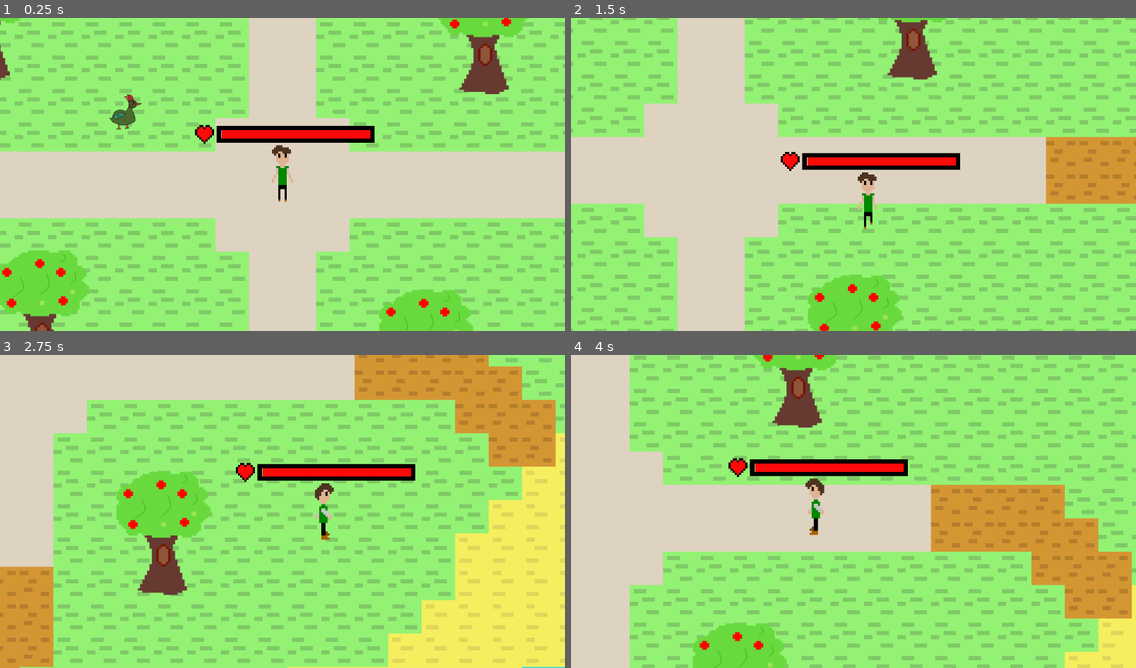
Above: before the commit, frames 1-4 (two rows, left to right).
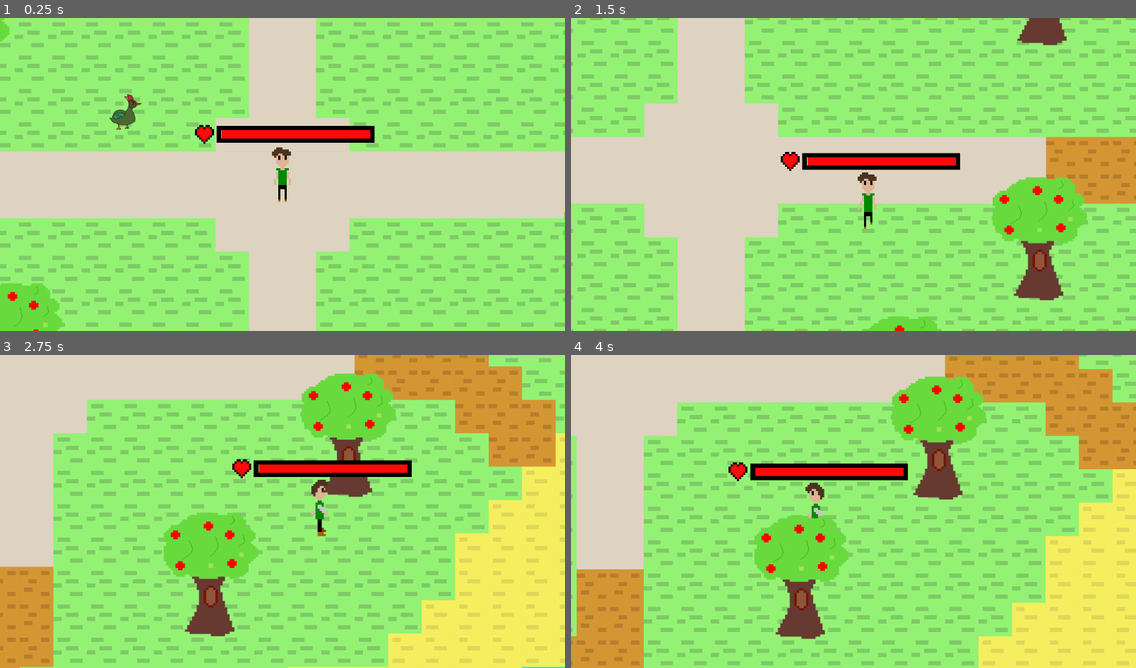
Above: after the commit, the same moments.

Repository: Attachment-45/MonsterCore
Game: Godot game, scene res://Main.tscn
Same seed, same stepped clock (60 frames per second), same inputs: the game is played once before the commit and once after it.
Inputs:
- Up to frame 1 (0.25 s): no input
- Up to frame 2 (1.5 s): tap Enter at 0.5 s; hold Right (ui_right) 0.53-1.28 s; tap Home (ui_home) at 0.6 s; tap Tab at 0.8, 1.35 s; hold Down (ui_down) from 1.28 s (still down)
- Up to frame 3 (2.75 s): tap Home (ui_home) at 1.55, 2.1 s; release Down (ui_down) at 2.03 s; hold Right (ui_right) from 2.03 s (still down); tap Tab at 2.3 s
- Up to frame 4 (4 s): release Right (ui_right) at 2.78 s; hold Up (ui_up) 2.78-3.53 s; tap Tab at 2.85, 3.8 s; tap Home (ui_home) at 3.05, 3.6 s; hold Left (ui_left) from 3.53 s (still down)

The runs differ from the first frame. In frame 1, 6.6% of the frame differs, in the area x 0-100%, y 0-100%; in frame 2, 8.5%; in frame 3, 13%; in frame 4, 66%.

Commit message:
Version 1.3.3a

Diff:
--- a/MonsterCore/Camera.gd
+++ b/MonsterCore/Camera.gd
@@ -1,4 +1,15 @@
 extends Camera2D
+
+var offsetX = 0
+var offsetY = 0
+
+func screen_shake(scale):
+	var dir_range = RandomNumberGenerator.new()
+	dir_range.randomize()
+	var dir = dir_range.randi_range(0, 1)
+	if dir == 0:
+		dir -= 1
+	return dir * scale
 
 func _ready():
 	position.x = 0
--- /dev/null
+++ b/MonsterCore/CollideObject.gd
@@ -0,0 +1,11 @@
+extends CollisionShape2D
+
+var i_am_colliding = false
+
+func _ready():
+	pass
+
+func _process(delta):
+	var areas = get_parent().get_overlapping_areas()
+	for i in range(0, areas.size()):
+		i_am_colliding = false
--- a/MonsterCore/Env.tscn
+++ b/MonsterCore/Env.tscn
@@ -1,6 +1,7 @@
-[gd_scene load_steps=4 format=2]
+[gd_scene load_steps=5 format=2]
 
 [ext_resource path="res://env.gd" type="Script" id=1]
+[ext_resource path="res://CollideObject.gd" type="Script" id=2]
 [ext_resource path="res://ASSETS/ENVIRONMENT/Tree1.png" type="Texture" id=6]
 
 [sub_resource type="RectangleShape2D" id=1]
@@ -9,55 +10,55 @@
 [node name="Env" type="Node"]
 
 [node name="Trees" type="Area2D" parent="."]
-position = Vector2( 55.8855, 532.399 )
 scale = Vector2( 1.12143, 1.05204 )
 script = ExtResource( 1 )
 
-[node name="CollisionShape2D" type="CollisionShape2D" parent="Trees"]
-position = Vector2( -1.69806, 113.655 )
+[node name="TreeArea1" type="CollisionShape2D" parent="Trees"]
+position = Vector2( 1.13297, 679.931 )
 shape = SubResource( 1 )
+script = ExtResource( 2 )
 
-[node name="161961748988144022" type="Sprite" parent="Trees/CollisionShape2D"]
+[node name="TreeSprite" type="Sprite" parent="Trees/TreeArea1"]
 position = Vector2( -1.08246, -80.2051 )
 texture = ExtResource( 6 )
 
-[node name="CollisionShape2D2" type="CollisionShape2D" parent="Trees"]
-position = Vector2( 752.953, -395.138 )
+[node name="TreeArea2" type="CollisionShape2D" parent="Trees"]
+position = Vector2( 186.106, -158.95 )
 shape = SubResource( 1 )
 
-[node name="161961748988144022" type="Sprite" parent="Trees/CollisionShape2D2"]
+[node name="TreeSprite" type="Sprite" parent="Trees/TreeArea2"]
 position = Vector2( -1.08246, -80.2051 )
 texture = ExtResource( 6 )
 
-[node name="CollisionShape2D3" type="CollisionShape2D" parent="Trees"]
-position = Vector2( -96.922, -420.514 )
+[node name="TreeArea3" type="CollisionShape2D" parent="Trees"]
+position = Vector2( -88.109, 147.481 )
 shape = SubResource( 1 )
 
-[node name="161961748988144022" type="Sprite" parent="Trees/CollisionShape2D3"]
+[node name="TreeSprite" type="Sprite" parent="Trees/TreeArea3"]
 position = Vector2( -1.08246, -80.2051 )
 texture = ExtResource( 6 )
 
-[node name="CollisionShape2D4" type="CollisionShape2D" parent="Trees"]
-position = Vector2( 652.904, 186.207 )
+[node name="TreeArea4" type="CollisionShape2D" parent="Trees"]
+position = Vector2( 783.115, 767.394 )
 shape = SubResource( 1 )
 
-[node name="161961748988144022" type="Sprite" parent="Trees/CollisionShape2D4"]
+[node name="TreeSprite" type="Sprite" parent="Trees/TreeArea4"]
 position = Vector2( -1.08246, -80.2051 )
 texture = ExtResource( 6 )
 
-[node name="CollisionShape2D5" type="CollisionShape2D" parent="Trees"]
-position = Vector2( 1107.28, -591.455 )
+[node name="TreeArea5" type="CollisionShape2D" parent="Trees"]
+position = Vector2( 1023.59, 48.3837 )
 shape = SubResource( 1 )
 
-[node name="161961748988144022" type="Sprite" parent="Trees/CollisionShape2D5"]
+[node name="TreeSprite" type="Sprite" parent="Trees/TreeArea5"]
 position = Vector2( -1.08246, -80.2051 )
 texture = ExtResource( 6 )
 
-[node name="CollisionShape2D6" type="CollisionShape2D" parent="Trees"]
-position = Vector2( 207.358, -729.927 )
+[node name="TreeArea6" type="CollisionShape2D" parent="Trees"]
+position = Vector2( 1018.01, 513.497 )
 shape = SubResource( 1 )
 
-[node name="161961748988144022" type="Sprite" parent="Trees/CollisionShape2D6"]
+[node name="TreeSprite" type="Sprite" parent="Trees/TreeArea6"]
 position = Vector2( -1.08246, -80.2051 )
 texture = ExtResource( 6 )
 
@@ -70,8 +71,9 @@
 scale = Vector2( 0.395039, 0.37866 )
 
 [node name="477-4777317_cabin-clipart-pixel-art-log-cabin-pixel-art (1)3" type="Sprite" parent="."]
-position = Vector2( -273.777, 638.5 )
+position = Vector2( 156.144, -303.366 )
 scale = Vector2( 0.395039, 0.37866 )
 
 [node name="TileMap" type="TileMap" parent="."]
+position = Vector2( -33.941, -98.995 )
 format = 1
--- a/MonsterCore/Health Bar.gd
+++ b/MonsterCore/Health Bar.gd
@@ -4,15 +4,43 @@
 export var pos_y = 0
 export var off_x = 0
 export var off_y = 0
+
 var health_amt = 100
+
+var tab_pressed = false
 
 func _ready():
 	pass
 
-func _process(delta):
+func _process(_delta):
 	# positions
 	pos_x = get_parent().get_node("Player").position.x + off_x
 	pos_y = get_parent().get_node("Player").position.y + off_y
 
 	# health
 	health_amt = get_parent().get_node("Player").hp
+
+	# show player data or not
+	if Input.is_action_just_pressed("ui_home"):
+		if get_node("Heart").visible == true:
+			get_node("Heart").visible = false
+		else:
+			get_node("Heart").visible = true
+		if get_node("Outline").visible == true:
+			get_node("Outline").visible = false
+		else:
+			get_node("Outline").visible = true
+
+func _input(event):
+	if event is InputEventKey:
+		if event.scancode == KEY_TAB:
+			if tab_pressed == false:
+				if get_node("Heart").visible == true:
+					get_node("Heart").visible = false
+				else:
+					get_node("Heart").visible = true
+				if get_node("Outline").visible == true:
+					get_node("Outline").visible = false
+				else:
+					get_node("Outline").visible = true
+				tab_pressed = true
--- a/MonsterCore/Player.gd
+++ b/MonsterCore/Player.gd
@@ -9,14 +9,16 @@
 
 export var hp = 100
 
-export var env_x = 0
-export var env_y = 0
-
 # variables
 var can_move = true
-var key_allows = [false, false, false, false] # up, down, left, right
+var key_allows = [true, true, true, true] # up, down, left, right
 var pre_pos_x = position.x
 var pre_pos_y = position.y
+
+var key_u = false
+var key_d = false
+var key_l = false
+var key_r = false
 
 var screen_size
 
@@ -26,6 +28,37 @@
 var regenCounter = 0
 var regenCounterNext = 100
 
+func enemy_collisions():
+	if get_overlapping_areas().size() > 0:
+		var areas = get_overlapping_areas()
+		for i in range(0, areas.size()):
+			if areas[i].objectId == 1:
+				if damageCounter == damageCounterNext:
+					hp -= areas[i].damageRate
+					damageCounterNext = OS.get_ticks_msec() + 1000
+					get_node("Player-Cam").position.x = get_node("Player-Cam").screen_shake(100)
+					get_node("Player-Cam").position.y = get_node("Player-Cam").screen_shake(100)
+					$Hit.play()
+
+func check_env_coll():
+	if get_overlapping_areas().size() > 0:
+		var areas = get_overlapping_areas()
+		for i in range(0, areas.size()):
+			if areas[i].objectId == 0:
+				return false
+
+func env_collisions(dt, sp):
+	can_move = true
+	if get_overlapping_areas().size() > 0:
+		var areas = get_overlapping_areas()
+		for i in range(0, areas.size()):
+			if areas[i].objectId == 0:
+				can_move = check_env_coll()
+
+	if can_move == false:
+		position.x = pre_pos_x
+		position.y = pre_pos_y
+
 #executions on load
 func _ready():
 	position.x = start_x
@@ -34,9 +67,15 @@
 
 #updating executions
 func _process(delta):
-	var last_key = ""
+	if get_node("Player-Cam").position.x != 0:
+		get_node("Player-Cam").position.x = 0
 
-	var vel = Vector2()
+	if get_node("Player-Cam").position.y != 0:
+		get_node("Player-Cam").position.y = 0
+
+	# can move or not
+	enemy_collisions()
+	env_collisions(delta, speed)
 
 	# damage counter
 	damageCounter = OS.get_ticks_msec()
@@ -44,17 +83,6 @@
 		damageCounter = damageCounterNext
 	elif damageCounter < 0:
 		damageCounter = 0
-
-	# can move or not
-	if get_overlapping_areas().size() > 0:
-		var areas = get_overlapping_areas()
-		for i in range(0, areas.size()):
-			if areas[i].objectId == 0:
-				can_move = false
-			elif areas[i].objectId == 1:
-				if damageCounter == damageCounterNext:
-					hp -= areas[i].damageRate
-					damageCounterNext = OS.get_ticks_msec() + 1000
 
 	# health system
 	regenCounter = OS.get_ticks_msec()
@@ -68,39 +96,60 @@
 	if hp < 0:
 		hp = 0
 
-	if can_move == true:
-		key_allows = [true, true, true, true]
-		pre_pos_x = position.x
-		pre_pos_y = position.y
+	#input
+	var last_key = ""
+	var isMoving = false
+	if Input.is_action_pressed("ui_right"):
+		if can_move == true or key_allows[3]:
+			pre_pos_x = position.x
+			position.x += speed * delta
+		else:
+			position.x = pre_pos_x
+			can_move = true
+		last_key = "right"
+		key_r = true
+	else:
+		key_r = false
+	if Input.is_action_pressed("ui_left"):
+		if can_move == true or key_allows[2]:
+			pre_pos_x = position.x
+			position.x -= speed * delta
+		else:
+			position.x = pre_pos_x
+			can_move = true
+		last_key = "left"
+		key_l = true
+	else:
+		key_l = false
+	if Input.is_action_pressed("ui_up"):
+		if can_move == true or key_allows[0]:
+			pre_pos_y = position.y
+			position.y -= speed * delta
+		else:
+			position.y = pre_pos_y
+			can_move = true
+		last_key = "up"
+		key_u = true
+	else:
+		key_u = false
+	if Input.is_action_pressed("ui_down"):
+		if can_move == true or key_allows[1]:
+			pre_pos_y = position.y
+			position.y += speed * delta
+		else:
+			position.y = pre_pos_y
+			can_move = true
+		last_key = "down"
+		key_d = true
+	else:
+		key_d = false
 
-	if can_move == false:
-		position.x = pre_pos_x
-		position.y = pre_pos_y
-		can_move = true
+	if key_u or key_d or key_l or key_r:
+		isMoving = true
+	else:
+		isMoving = false
 
-	#input
-	if Input.is_action_pressed("ui_right") and key_allows[3]:
-		vel.x += 1
-		env_x -= speed
-		last_key = "right"
-	if Input.is_action_pressed("ui_left") and key_allows[2]:
-		vel.x -= 1
-		env_x += speed
-		last_key = "left"
-	if Input.is_action_pressed("ui_up") and key_allows[0]:
-		vel.y -= 1
-		env_y += speed
-		last_key = "up"
-	if Input.is_action_pressed("ui_down") and key_allows[1]:
-		vel.y += 1
-		env_y -= speed
-		last_key = "down"
-
-	if vel.length() > 0:
-		vel = vel.normalized() * speed
-
-		move_type = "MOVE"
-
+	if isMoving == true:
 		if last_key == "right":
 			direction_sense = "RIGHT"
 		if last_key == "left":
@@ -109,6 +158,7 @@
 			direction_sense = "BACK"
 		if last_key == "down":
 			direction_sense = "FRONT"
+		move_type = "MOVE"
 	else:
 		if last_key == "right":
 			direction_sense = "RIGHT"
@@ -121,5 +171,3 @@
 		move_type = "IDLE"
 
 	$AnimatedSprite.play(direction_sense + " " + move_type)
-
-	position += vel * delta
--- a/MonsterCore/Player.tscn
+++ b/MonsterCore/Player.tscn
@@ -9,6 +9,8 @@
 [ext_resource path="res://ASSETS/PLAYER/SPRITESHEET - PNG/Char Left MOVE.png" type="Texture" id=7]
 [ext_resource path="res://ASSETS/PLAYER/SPRITESHEET - PNG/Char Right MOVE.png" type="Texture" id=8]
 [ext_resource path="res://ASSETS/PLAYER/SPRITESHEET - PNG/Char Back MOVE.png" type="Texture" id=9]
+[ext_resource path="res://ASSETS/PLAYER/filter.png" type="Texture" id=10]
+[ext_resource path="res://ASSETS/SOUNDS/Hit.wav" type="AudioStream" id=11]
 
 [sub_resource type="AtlasTexture" id=1]
 flags = 4
@@ -22,173 +24,173 @@
 
 [sub_resource type="AtlasTexture" id=3]
 flags = 4
-atlas = ExtResource( 1 )
+atlas = ExtResource( 4 )
 region = Rect2( 0, 0, 256, 256 )
 
 [sub_resource type="AtlasTexture" id=4]
 flags = 4
-atlas = ExtResource( 1 )
+atlas = ExtResource( 4 )
 region = Rect2( 0, 256, 256, 256 )
 
 [sub_resource type="AtlasTexture" id=5]
 flags = 4
-atlas = ExtResource( 1 )
+atlas = ExtResource( 4 )
 region = Rect2( 0, 512, 256, 256 )
 
 [sub_resource type="AtlasTexture" id=6]
 flags = 4
-atlas = ExtResource( 1 )
+atlas = ExtResource( 4 )
 region = Rect2( 0, 768, 256, 256 )
 
 [sub_resource type="AtlasTexture" id=7]
 flags = 4
-atlas = ExtResource( 1 )
+atlas = ExtResource( 4 )
 region = Rect2( 0, 1024, 256, 256 )
 
 [sub_resource type="AtlasTexture" id=8]
 flags = 4
-atlas = ExtResource( 1 )
+atlas = ExtResource( 4 )
 region = Rect2( 0, 1280, 256, 256 )
 
 [sub_resource type="AtlasTexture" id=9]
 flags = 4
-atlas = ExtResource( 4 )
+atlas = ExtResource( 7 )
 region = Rect2( 0, 0, 256, 256 )
 
 [sub_resource type="AtlasTexture" id=10]
 flags = 4
-atlas = ExtResource( 4 )
+atlas = ExtResource( 7 )
 region = Rect2( 0, 256, 256, 256 )
 
 [sub_resource type="AtlasTexture" id=11]
 flags = 4
-atlas = ExtResource( 4 )
+atlas = ExtResource( 7 )
 region = Rect2( 0, 512, 256, 256 )
 
 [sub_resource type="AtlasTexture" id=12]
 flags = 4
-atlas = ExtResource( 4 )
+atlas = ExtResource( 7 )
 region = Rect2( 0, 768, 256, 256 )
 
 [sub_resource type="AtlasTexture" id=13]
 flags = 4
-atlas = ExtResource( 4 )
-region = Rect2( 0, 1024, 256, 256 )
+atlas = ExtResource( 3 )
+region = Rect2( 0, 0, 256, 256 )
 
 [sub_resource type="AtlasTexture" id=14]
 flags = 4
-atlas = ExtResource( 4 )
-region = Rect2( 0, 1280, 256, 256 )
+atlas = ExtResource( 3 )
+region = Rect2( 0, 256, 256, 256 )
 
 [sub_resource type="AtlasTexture" id=15]
 flags = 4
-atlas = ExtResource( 7 )
-region = Rect2( 0, 0, 256, 256 )
+atlas = ExtResource( 3 )
+region = Rect2( 0, 512, 256, 256 )
 
 [sub_resource type="AtlasTexture" id=16]
 flags = 4
-atlas = ExtResource( 7 )
-region = Rect2( 0, 256, 256, 256 )
+atlas = ExtResource( 3 )
+region = Rect2( 0, 768, 256, 256 )
 
 [sub_resource type="AtlasTexture" id=17]
 flags = 4
-atlas = ExtResource( 7 )
-region = Rect2( 0, 512, 256, 256 )
+atlas = ExtResource( 3 )
+region = Rect2( 0, 1024, 256, 256 )
 
 [sub_resource type="AtlasTexture" id=18]
 flags = 4
-atlas = ExtResource( 7 )
-region = Rect2( 0, 768, 256, 256 )
+atlas = ExtResource( 3 )
+region = Rect2( 0, 1280, 256, 256 )
 
 [sub_resource type="AtlasTexture" id=19]
 flags = 4
-atlas = ExtResource( 8 )
+atlas = ExtResource( 6 )
 region = Rect2( 0, 0, 256, 256 )
 
 [sub_resource type="AtlasTexture" id=20]
 flags = 4
-atlas = ExtResource( 8 )
+atlas = ExtResource( 6 )
 region = Rect2( 0, 256, 256, 256 )
 
 [sub_resource type="AtlasTexture" id=21]
 flags = 4
-atlas = ExtResource( 8 )
-region = Rect2( 0, 512, 256, 256 )
+atlas = ExtResource( 1 )
+region = Rect2( 0, 0, 256, 256 )
 
 [sub_resource type="AtlasTexture" id=22]
 flags = 4
-atlas = ExtResource( 8 )
-region = Rect2( 0, 768, 256, 256 )
+atlas = ExtResource( 1 )
+region = Rect2( 0, 256, 256, 256 )
 
 [sub_resource type="AtlasTexture" id=23]
 flags = 4
-atlas = ExtResource( 3 )
-region = Rect2( 0, 0, 256, 256 )
+atlas = ExtResource( 1 )
+region = Rect2( 0, 512, 256, 256 )
 
 [sub_resource type="AtlasTexture" id=24]
 flags = 4
-atlas = ExtResource( 3 )
-region = Rect2( 0, 256, 256, 256 )
+atlas = ExtResource( 1 )
+region = Rect2( 0, 768, 256, 256 )
 
 [sub_resource type="AtlasTexture" id=25]
 flags = 4
-atlas = ExtResource( 3 )
-region = Rect2( 0, 512, 256, 256 )
+atlas = ExtResource( 1 )
+region = Rect2( 0, 1024, 256, 256 )
 
 [sub_resource type="AtlasTexture" id=26]
 flags = 4
-atlas = ExtResource( 3 )
-region = Rect2( 0, 768, 256, 256 )
+atlas = ExtResource( 1 )
+region = Rect2( 0, 1280, 256, 256 )
 
 [sub_resource type="AtlasTexture" id=27]
 flags = 4
-atlas = ExtResource( 3 )
-region = Rect2( 0, 1024, 256, 256 )
+atlas = ExtResource( 2 )
+region = Rect2( 0, 0, 256, 256 )
 
 [sub_resource type="AtlasTexture" id=28]
 flags = 4
-atlas = ExtResource( 3 )
-region = Rect2( 0, 1280, 256, 256 )
+atlas = ExtResource( 2 )
+region = Rect2( 0, 256, 256, 256 )
 
 [sub_resource type="AtlasTexture" id=29]
 flags = 4
 atlas = ExtResource( 2 )
-region = Rect2( 0, 0, 256, 256 )
+region = Rect2( 0, 512, 256, 256 )
 
 [sub_resource type="AtlasTexture" id=30]
 flags = 4
 atlas = ExtResource( 2 )
-region = Rect2( 0, 256, 256, 256 )
+region = Rect2( 0, 768, 256, 256 )
 
 [sub_resource type="AtlasTexture" id=31]
 flags = 4
 atlas = ExtResource( 2 )
-region = Rect2( 0, 512, 256, 256 )
+region = Rect2( 0, 1024, 256, 256 )
 
 [sub_resource type="AtlasTexture" id=32]
 flags = 4
 atlas = ExtResource( 2 )
-region = Rect2( 0, 768, 256, 256 )
+region = Rect2( 0, 1280, 256, 256 )
 
 [sub_resource type="AtlasTexture" id=33]
 flags = 4
-atlas = ExtResource( 2 )
-region = Rect2( 0, 1024, 256, 256 )
+atlas = ExtResource( 8 )
+region = Rect2( 0, 0, 256, 256 )
 
 [sub_resource type="AtlasTexture" id=34]
 flags = 4
-atlas = ExtResource( 2 )
-region = Rect2( 0, 1280, 256, 256 )
+atlas = ExtResource( 8 )
+region = Rect2( 0, 256, 256, 256 )
 
 [sub_resource type="AtlasTexture" id=35]
 flags = 4
-atlas = ExtResource( 6 )
-region = Rect2( 0, 0, 256, 256 )
+atlas = ExtResource( 8 )
+region = Rect2( 0, 512, 256, 256 )
 
 [sub_resource type="AtlasTexture" id=36]
 flags = 4
-atlas = ExtResource( 6 )
-region = Rect2( 0, 256, 256, 256 )
+atlas = ExtResource( 8 )
+region = Rect2( 0, 768, 256, 256 )
 
 [sub_resource type="SpriteFrames" id=37]
 animations = [ {
@@ -199,37 +201,37 @@
 }, {
 "frames": [ SubResource( 3 ), SubResource( 4 ), SubResource( 5 ), SubResource( 6 ), SubResource( 7 ), SubResource( 8 ) ],
 "loop": true,
+"name": "RIGHT IDLE",
+"speed": 5.0
+}, {
+"frames": [ SubResource( 9 ), SubResource( 10 ), SubResource( 11 ), SubResource( 12 ) ],
+"loop": true,
+"name": "LEFT MOVE",
+"speed": 10.0
+}, {
+"frames": [ SubResource( 13 ), SubResource( 14 ), SubResource( 15 ), SubResource( 16 ), SubResource( 17 ), SubResource( 18 ) ],
+"loop": true,
+"name": "LEFT IDLE",
+"speed": 5.0
+}, {
+"frames": [ SubResource( 19 ), SubResource( 20 ) ],
+"loop": true,
+"name": "FRONT MOVE",
+"speed": 10.0
+}, {
+"frames": [ SubResource( 21 ), SubResource( 22 ), SubResource( 23 ), SubResource( 24 ), SubResource( 25 ), SubResource( 26 ) ],
+"loop": true,
 "name": "FRONT IDLE",
 "speed": 5.0
 }, {
-"frames": [ SubResource( 9 ), SubResource( 10 ), SubResource( 11 ), SubResource( 12 ), SubResource( 13 ), SubResource( 14 ) ],
-"loop": true,
-"name": "RIGHT IDLE",
-"speed": 5.0
-}, {
-"frames": [ SubResource( 15 ), SubResource( 16 ), SubResource( 17 ), SubResource( 18 ) ],
-"loop": true,
-"name": "LEFT MOVE",
-"speed": 10.0
-}, {
-"frames": [ SubResource( 19 ), SubResource( 20 ), SubResource( 21 ), SubResource( 22 ) ],
+"frames": [ SubResource( 27 ), SubResource( 28 ), SubResource( 29 ), SubResource( 30 ), SubResource( 31 ), SubResource( 32 ) ],
+"loop": true,
+"name": "BACK IDLE",
+"speed": 5.0
+}, {
+"frames": [ SubResource( 33 ), SubResource( 34 ), SubResource( 35 ), SubResource( 36 ) ],
 "loop": true,
 "name": "RIGHT MOVE",
-"speed": 10.0
-}, {
-"frames": [ SubResource( 23 ), SubResource( 24 ), SubResource( 25 ), SubResource( 26 ), SubResource( 27 ), SubResource( 28 ) ],
-"loop": true,
-"name": "LEFT IDLE",
-"speed": 5.0
-}, {
-"frames": [ SubResource( 29 ), SubResource( 30 ), SubResource( 31 ), SubResource( 32 ), SubResource( 33 ), SubResource( 34 ) ],
-"loop": true,
-"name": "BACK IDLE",
-"speed": 5.0
-}, {
-"frames": [ SubResource( 35 ), SubResource( 36 ) ],
-"loop": true,
-"name": "FRONT MOVE",
 "speed": 10.0
 } ]
 
@@ -251,8 +253,18 @@
 scale = Vector2( 0.5, 0.5 )
 frames = SubResource( 37 )
 animation = "FRONT IDLE"
+frame = 1
 speed_scale = 0.6
 playing = true
 
+[node name="Red Filter" type="Sprite" parent="."]
+visible = false
+position = Vector2( 0.200836, -0.216888 )
+scale = Vector2( 0.304853, 0.577831 )
+texture = ExtResource( 10 )
+
 [node name="CollisionShape2D" type="CollisionShape2D" parent="."]
 shape = SubResource( 38 )
+
+[node name="Hit" type="AudioStreamPlayer2D" parent="."]
+stream = ExtResource( 11 )
Binary file added: MonsterCore/ASSETS/PLAYER/filter.png
Not shown, added: MonsterCore/ASSETS/PLAYER/filter.png.import
Not shown, added: MonsterCore/ASSETS/SOUNDS/Hit.wav.import
Not shown: 1 places in MonsterCore/Player.tscn that only renumber resources
Not shown, changed: MonsterCore.zip
Not shown, added: MonsterCore/ASSETS/SOUNDS/Hit.wav
